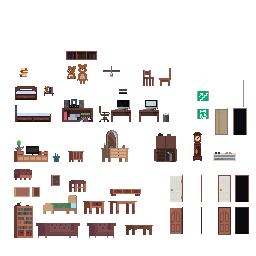
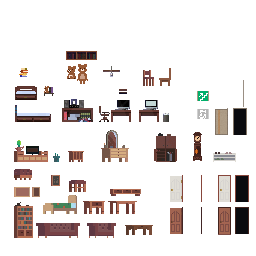
Layered file, before and after one edit (256 × 256). Changes by layer:
removed layer "레이어 49" (2nd of 2) over [197,109,209,119]
added layer "색조/채도 1" above "레이어 48" over [197,109,209,119]